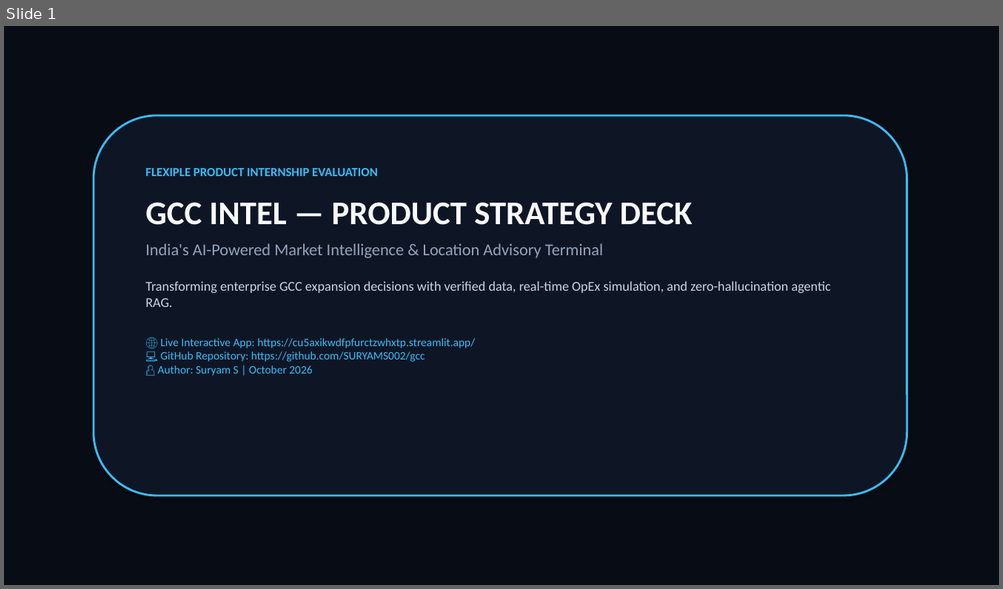
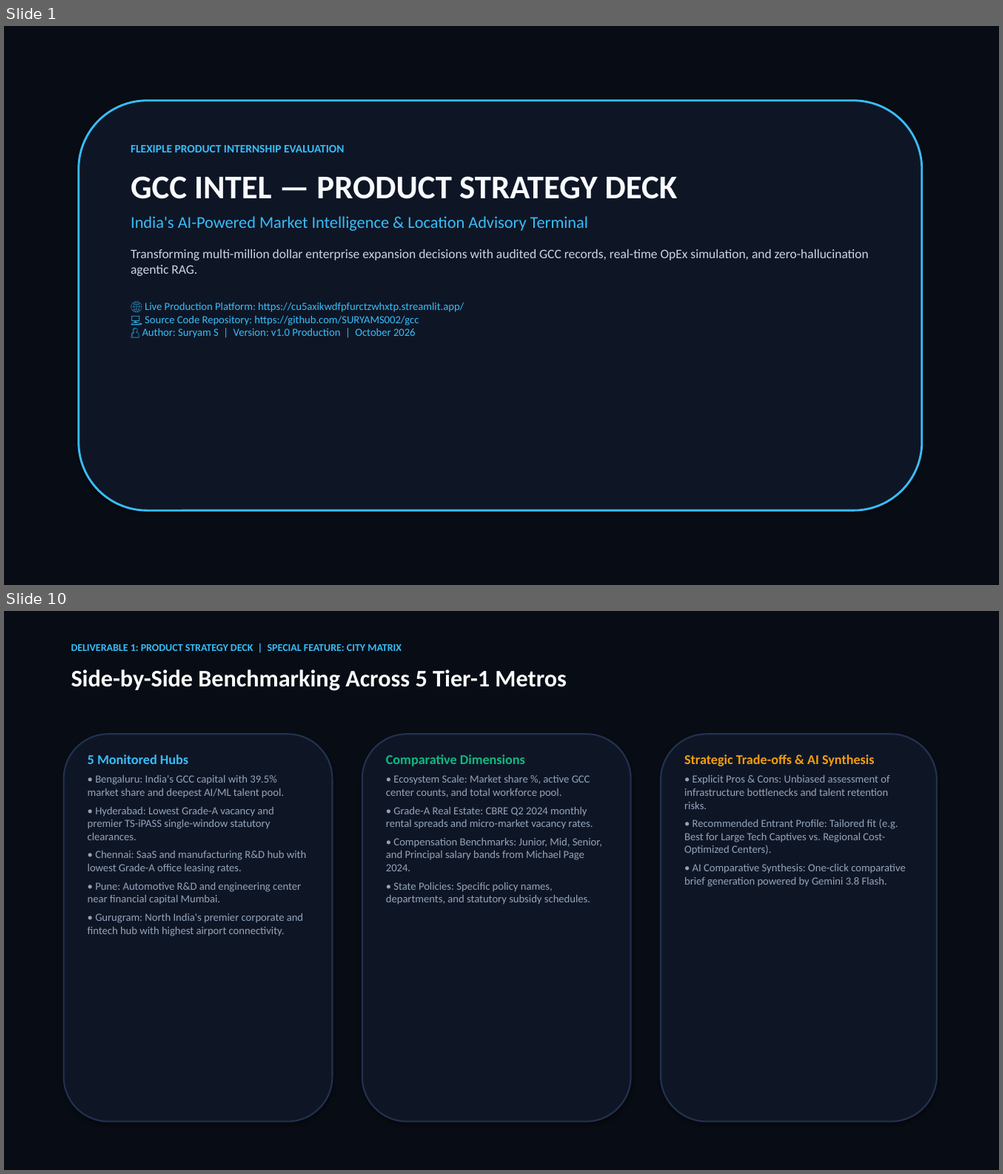
Before and after one commit to SURYAMS002/gcc, a slide deck: GCC_Intel_Product_Strategy_Deck.pptx. Shown one above the other, each under a label of ours: slide 1 before the commit, slides 1 and 10 after it; the slides between them are not shown. The pictures are 1003x589 and 1003x1174 pixels, drawn with LibreOffice and Linux fonts; fonts in the diff are those of the drawing. Boxes give left, top, right and bottom in pixels: in the first picture for what was removed or moved away, otherwise in the second. Text is boxed around its words. In the diff, an @@ line names an element or a change of style, - is before the commit and + after.

Commit message:
Elevate Product Strategy Deck to 15 executive slides: add system architecture, deep dives on all special features, and eliminate any external project mentions

```diff
--- a/GCC_Intel_Product_Strategy_Deck.pptx
+++ b/GCC_Intel_Product_Strategy_Deck.pptx
@@ slide 10 added at [4, 611, 999, 1170], background #FFFFFF @@
@@ rectangle added at [4, 611, 999, 1170], fill #080C14, outline #080C14 0.75 pt @@
@@ text added at [71, 644, 401, 651], 10 pt, text #38BDF8, bold @@
+DELIVERABLE 1: PRODUCT STRATEGY DECK | SPECIAL FEATURE: CITY MATRIX
@@ text added at [71, 669, 566, 691], 23 pt, text #F8FAFC, bold @@
+Side-by-Side Benchmarking Across 5 Tier-1 Metros
@@ rounded rectangle added at [64, 734, 333, 1122], fill #0E1626, outline #22324F 1.5 pt @@
@@ rounded rectangle added at [362, 734, 631, 1122], fill #0E1626, outline #22324F 1.5 pt @@
@@ rounded rectangle added at [660, 734, 936, 1122], fill #0E1626, outline #22324F 1.5 pt @@
@@ text added at [88, 755, 306, 937], 10.5 pt, text #94A3B8 @@
+5 Monitored Hubs
+• Bengaluru: India's GCC capital with 39.5% market share and deepest AI/ML talent pool.
+• Hyderabad: Lowest Grade-A vacancy and premier TS-iPASS single-window statutory clearances.
+• Chennai: SaaS and manufacturing R&D hub with lowest Grade-A office leasing rates.
+• Pune: Automotive R&D and engineering center near financial capital Mumbai.
+• Gurugram: North India's premier corporate and fintech hub with highest airport connectivity.
@@ text added at [386, 755, 602, 905], 10.5 pt, text #94A3B8 @@
+Comparative Dimensions
+• Ecosystem Scale: Market share %, active GCC center counts, and total workforce pool.
+• Grade-A Real Estate: CBRE Q2 2024 monthly rental spreads and micro-market vacancy rates.
+• Compensation Benchmarks: Junior, Mid, Senior, and Principal salary bands from Michael Page 2024.
+• State Policies: Specific policy names, departments, and statutory subsidy schedules.
@@ text added at [684, 755, 905, 887], 10.5 pt, text #94A3B8 @@
+Strategic Trade-offs & AI Synthesis
+• Explicit Pros & Cons: Unbiased assessment of infrastructure bottlenecks and talent retention risks.
+• Recommended Entrant Profile: Tailored fit (e.g. Best for Large Tech Captives vs. Regional Cost-Optimized Centers).
+• AI Comparative Synthesis: One-click comparative brief generation powered by Gemini 3.8 Flash.
@@ slide 1 changed as well @@
@@ rounded rectangle: place and size @@
-rounded rectangle at [94, 116, 907, 496]
+rounded rectangle at [79, 101, 922, 511]
@@ text "FLEXIPLE PRODUCT INTERNSHIP EVALUATION": place and size @@
-text "FLEXIPLE PRODUCT INTERNSHIP EVALUATION" at [145, 168, 831, 376]
+text "FLEXIPLE PRODUCT INTERNSHIP EVALUATION" at [131, 145, 868, 338]
@@ text at [131, 145, 677, 231]: size 12 to 11 pt in "FLEXIPLE PRODUCT INTERNSHIP EVALUATION"; text colour #94A3B8 to #38BDF8 in "India's AI-Powered Market Intelligence & Location Advisory ..."; less space between paragraphs @@
@@ text at [131, 249, 868, 338]: text changed; size 11 to 10.5 pt @@
-Transforming enterprise GCC expansion decisions with verified data, real-time OpEx simulation, and zero-hallucination agentic RAG.
-🌐 Live Interactive App: https://cu5axikwdfpfurctzwhxtp.streamlit.app/
-💻 GitHub Repository: https://github.com/SURYAMS002/gcc
-👤 Author: Suryam S | October 2026
+Transforming multi-million dollar enterprise expansion decisions with audited GCC records, real-time OpEx simulation, and zero-hallucination agentic RAG.
+🌐 Live Production Platform: https://cu5axikwdfpfurctzwhxtp.streamlit.app/
+💻 Source Code Repository: https://github.com/SURYAMS002/gcc
+👤 Author: Suryam S | Version: v1.0 Production | October 2026
```
Also in this commit, not shown: 10 other slides changed, 3 other slides added, 2 slides removed, 2 other files.
